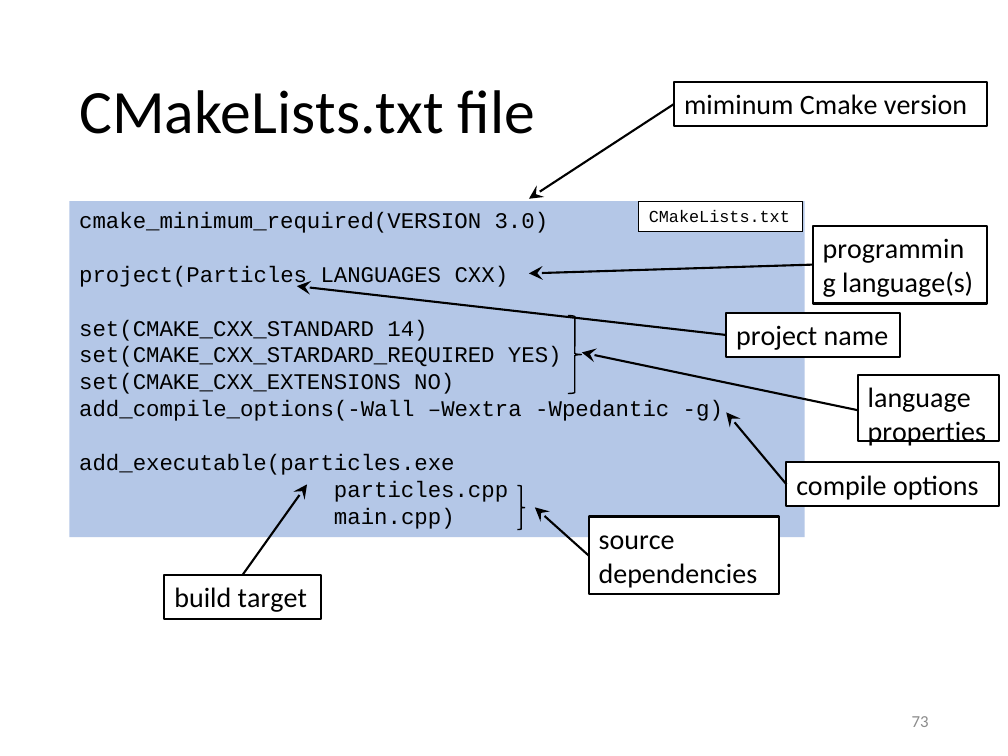
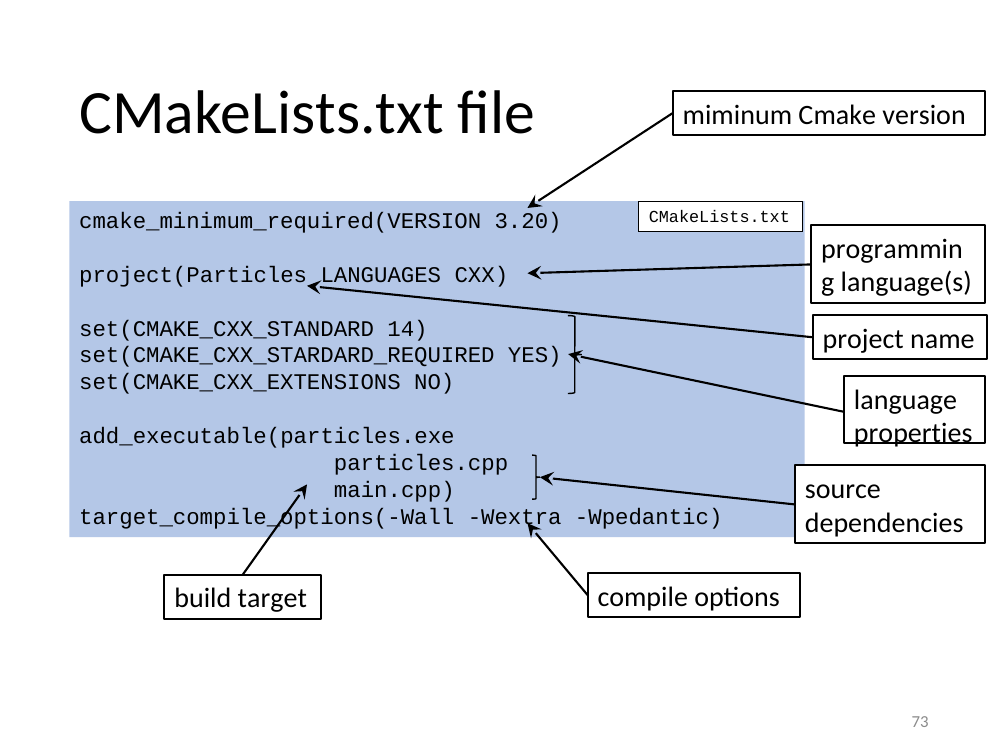
Before and after one commit to gjbex/Scientific-C-plus-plus, a slide deck: slide 73 of scientific_cpp.pptx. Drawn at 1008x756 pixels with LibreOffice and Linux fonts; fonts in the diff are those of the drawing. Boxes give left, top, right and bottom in pixels: in the first picture for what was removed or moved away, otherwise in the second. Text is boxed around its words. In the diff, an @@ line names an element or a change of style, - is before the commit and + after.

Commit message:
Fix issues
* Modernize CMakeLists.txt file
* Don't cd into build directoy with CMake
* Lists don't have []/.at

```diff
--- a/scientific_cpp.pptx
+++ b/scientific_cpp.pptx
@@ arrow moved from (674, 104) - (529, 199) to (672, 113) - (527, 208) @@
@@ rectangle "miminum Cmake version" moved from (x1=674, y1=82, x2=987, y2=126) to (x1=672, y1=91, x2=985, y2=135) @@
@@ text in rectangle at (x1=79, y1=212, x2=562, y2=233): text changed @@
-cmake_minimum_required(VERSION 3.0)
+cmake_minimum_required(VERSION 3.20)
@@ arrow moved from (726, 335) - (296, 286) to (812, 338) - (307, 286) @@
@@ rectangle "project name" moved from (x1=726, y1=312, x2=900, y2=357) to (x1=812, y1=316, x2=987, y2=360) @@
@@ arrow moved from (858, 410) - (582, 353) to (844, 412) - (569, 354) @@
@@ rectangle "language properties" moved from (x1=858, y1=375, x2=999, y2=442) to (x1=844, y1=376, x2=985, y2=443) @@
@@ text in rectangle at (x1=79, y1=400, x2=723, y2=421): paragraph removed @@
-add_compile_options(-Wall –Wextra -Wpedantic -g)
@@ right brace moved from (x1=517, y1=486, x2=525, y2=530) to (x1=532, y1=456, x2=540, y2=500) @@
@@ arrow moved from (589, 555) - (535, 507) to (795, 504) - (540, 477) @@
@@ rectangle "source dependencies" moved from (x1=589, y1=516, x2=779, y2=594) to (x1=795, y1=466, x2=986, y2=543) @@
@@ text in rectangle at (x1=79, y1=507, x2=722, y2=530): paragraph added @@
+target_compile_options(-Wall -Wextra -Wpedantic)
@@ arrow moved from (786, 485) - (726, 412) to (588, 596) - (527, 523) @@
@@ rectangle "compile options" moved from (x1=786, y1=463, x2=999, y2=507) to (x1=588, y1=574, x2=800, y2=618) @@
```
Also in this commit, not shown: 3 other slides changed.
